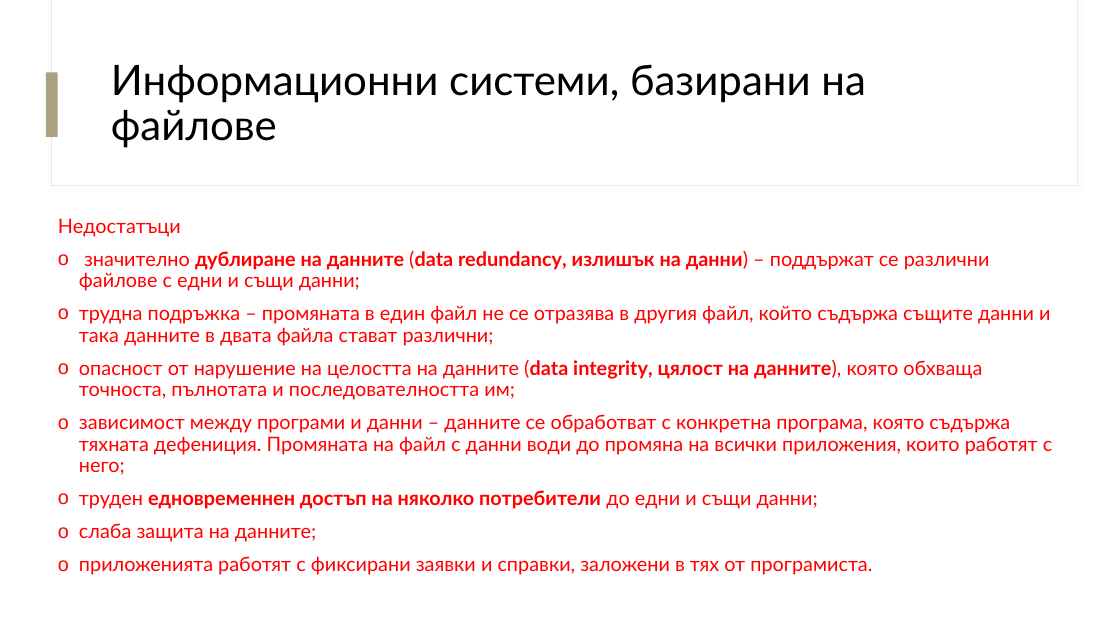
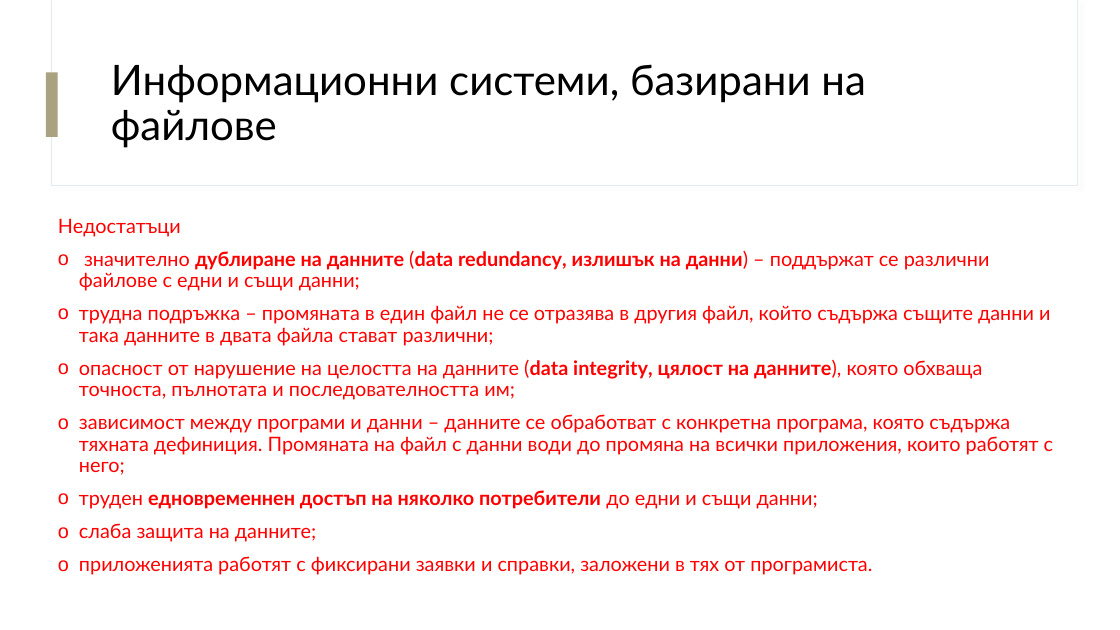
Before and after one commit to ahmedmatem/ppmg, a slide deck: slide 8 of XII class/DB - Module 3/02. Въведение в ИС/Въведение в информационните системи.pptx. Drawn at 1120x630 pixels with LibreOffice and Linux fonts; fonts in the diff are those of the drawing. Boxes give left, top, right and bottom in pixels: in the first picture for what was removed or moved away, otherwise in the second. Text is boxed around its words. In the diff, an @@ line names an element or a change of style, - is before the commit and + after.

```diff
--- a/XII class/DB - Module 3/02. Въведение в ИС/Въведение в информационните системи.pptx
+++ b/XII class/DB - Module 3/02. Въведение в ИС/Въведение в информационните системи.pptx
@@ text at (79,414,1053,475): text changed @@
-o зависимост между програми и данни – данните се обработват с конкретна програма, която съдържа тяхната дефениция. Промяната на файл с данни води до промяна на всички приложения, които работят с него;
+o зависимост между програми и данни – данните се обработват с конкретна програма, която съдържа тяхната дефиниция. Промяната на файл с данни води до промяна на всички приложения, които работят с него;
```
Also in this commit, not shown: 3 other slides changed, 1 other file.
